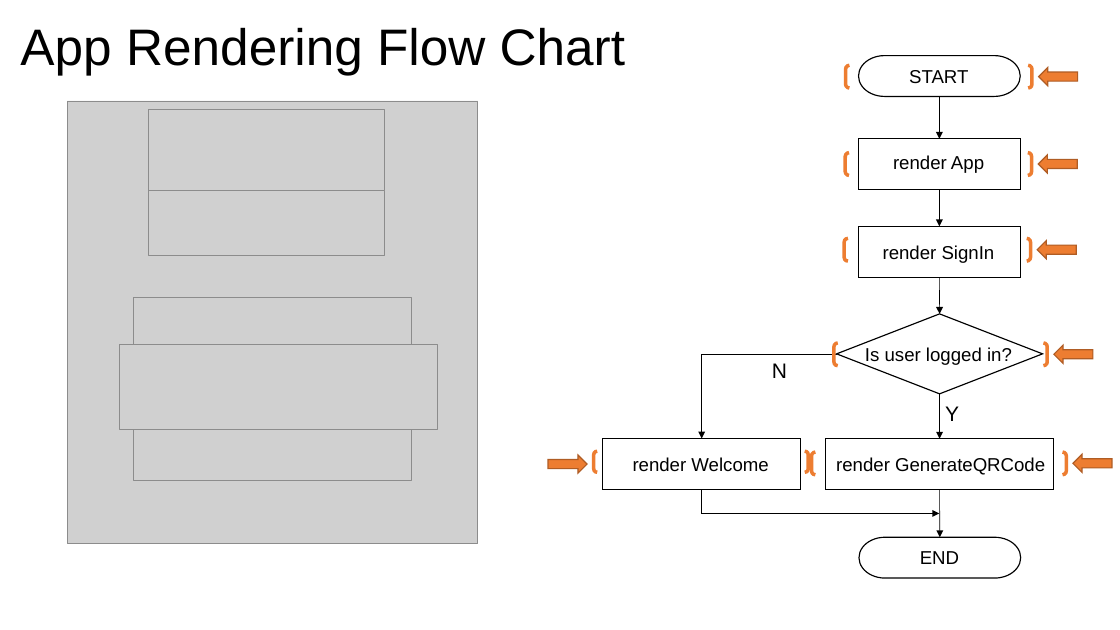
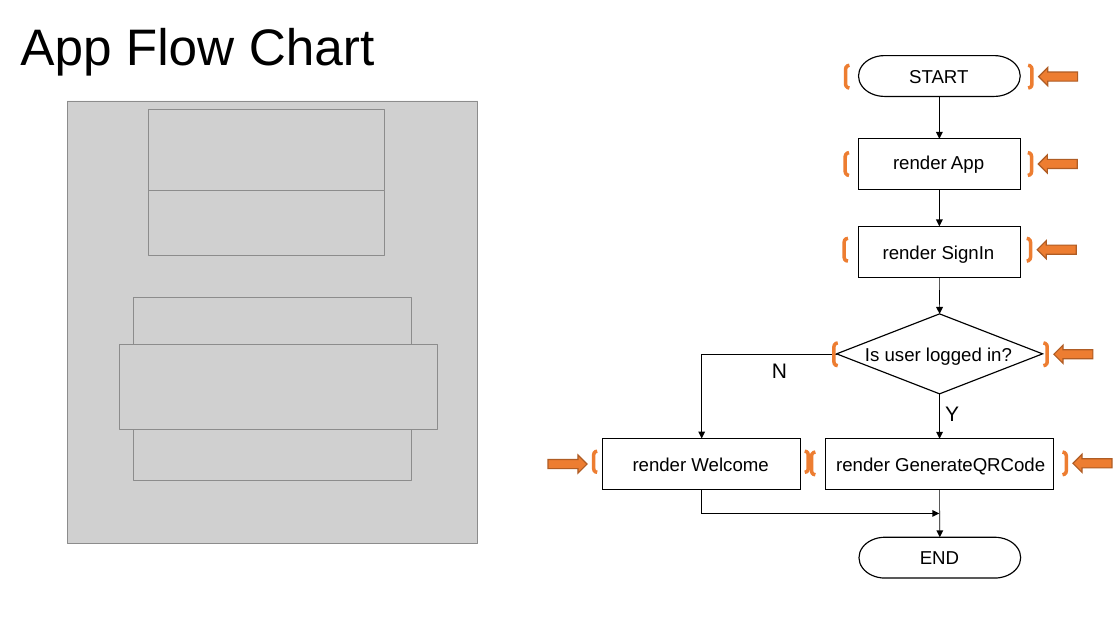
Before and after one commit to xiangyuliu-crs/QRCode, a slide deck: slide 3 of docs/QRCode.pptx. Drawn at 1120x630 pixels with LibreOffice and Linux fonts; fonts in the diff are those of the drawing; grey boxes stand for pictures. Boxes give left, top, right and bottom in pixels: in the first picture for what was removed or moved away, otherwise in the second. Text is boxed around its words. In the diff, an @@ line names an element or a change of style, - is before the commit and + after.

```diff
--- a/docs/QRCode.pptx
+++ b/docs/QRCode.pptx
@@ title at box(20, 27, 374, 75): text changed @@
-App Rendering Flow Chart
+App Flow Chart
```
Also in this commit, not shown: 2 other slides changed, 1 slide added.
